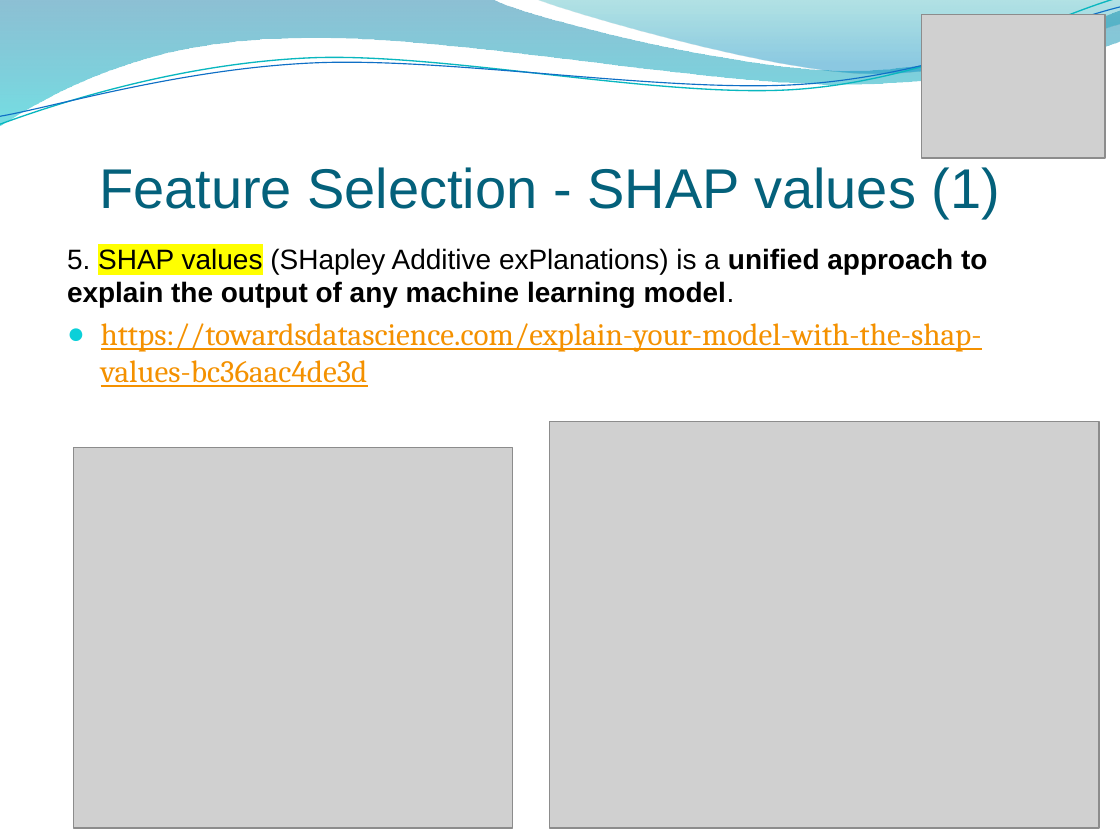
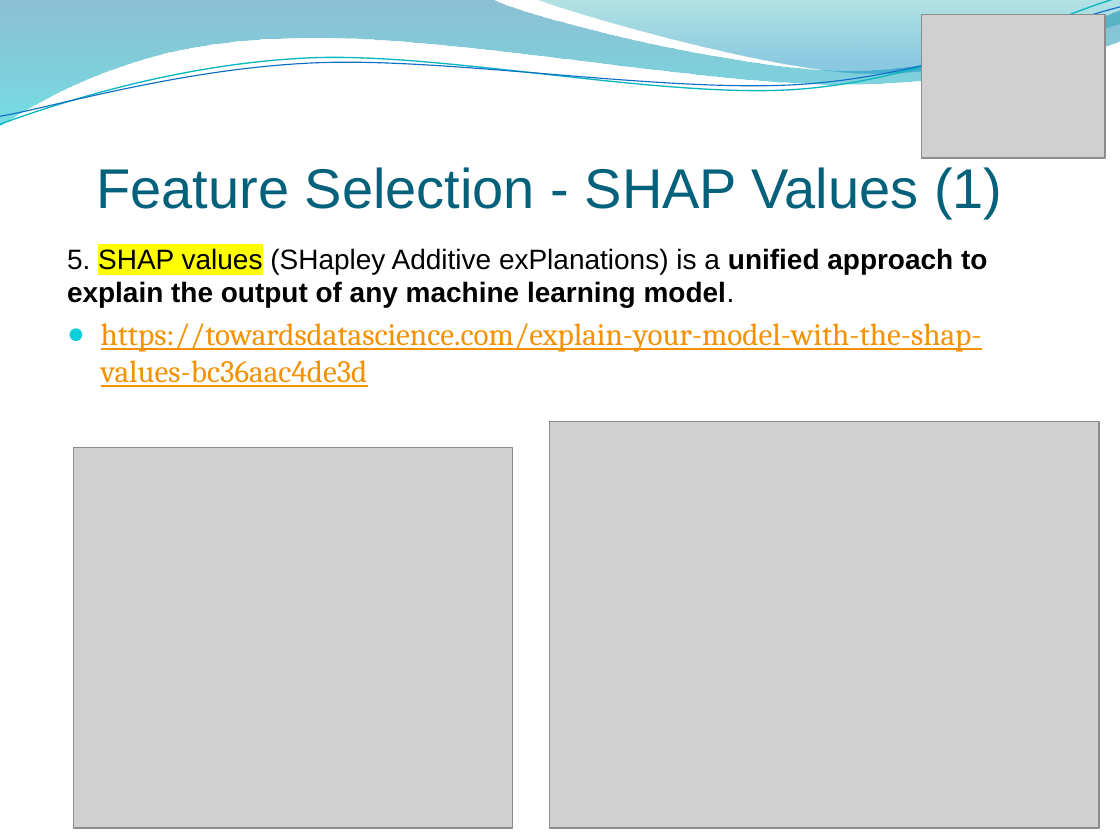
Before and after one commit to linoybar/Regression_Python_Project, a slide deck: slide 12 of Regression Project presentation.pptx. Drawn at 1120x840 pixels with LibreOffice and Linux fonts; fonts in the diff are those of the drawing; grey boxes stand for pictures; background and template pictures are left out. Boxes give left, top, right and bottom in pixels: in the first picture for what was removed or moved away, otherwise in the second. Text is boxed around its words. In the diff, an @@ line names an element or a change of style, - is before the commit and + after.

```diff
--- a/Regression Project presentation.pptx
+++ b/Regression Project presentation.pptx
@@ title at (x1=96, y1=167, x2=1002, y2=218): text changed @@
-Feature Selection - SHAP values (1)
+Feature Selection - SHAP Values (1)
```
Also in this commit, not shown: 2 other slides changed.
